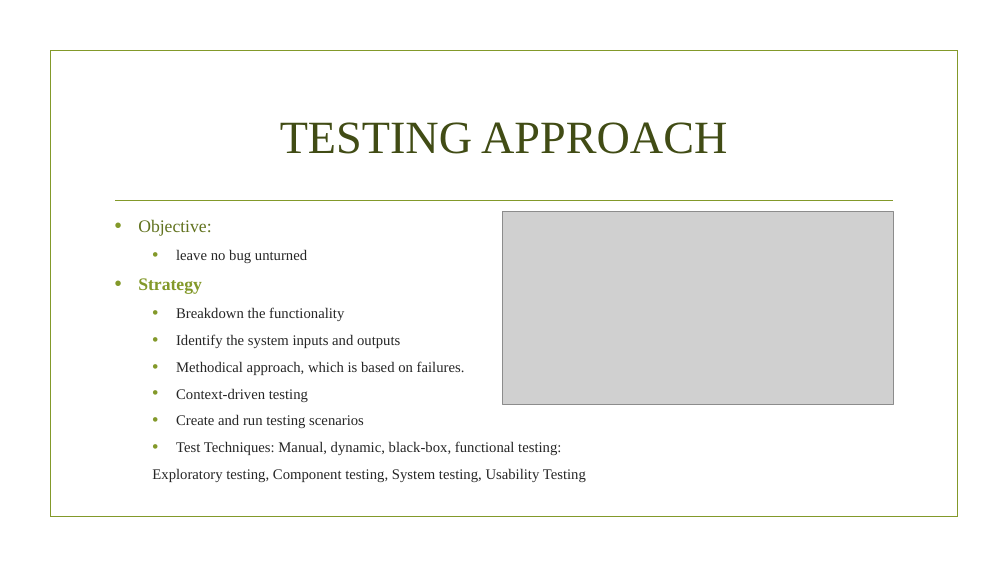
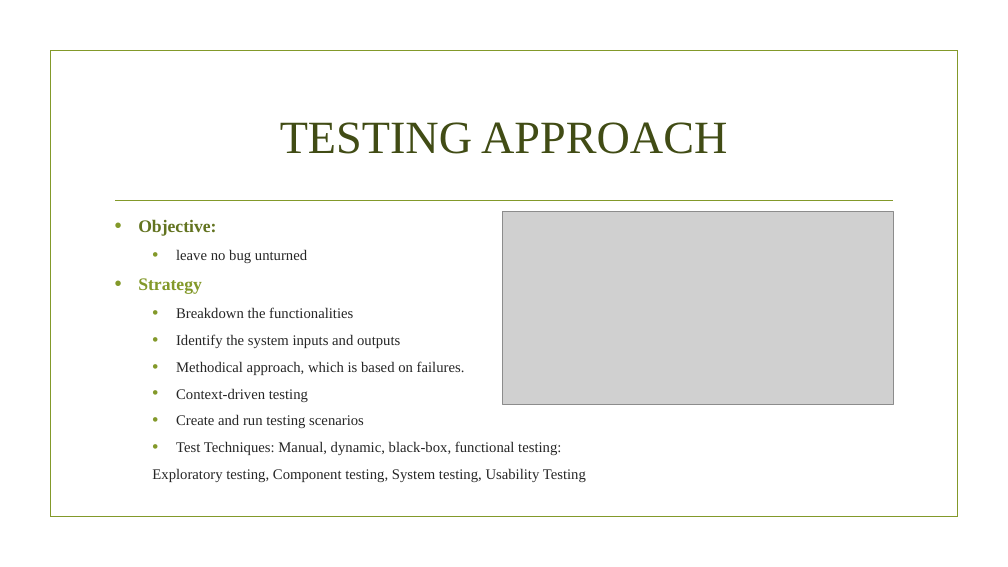
Before and after one commit to corinaradu/siit-testing, a slide deck: slide 3 of final-project/virtual-cards/virtual-cards.pptx. Drawn at 1008x567 pixels with LibreOffice and Linux fonts; fonts in the diff are those of the drawing; grey boxes stand for pictures; background and template pictures are left out. Boxes give left, top, right and bottom in pixels: in the first picture for what was removed or moved away, otherwise in the second. Text is boxed around its words. In the diff, an @@ line names an element or a change of style, - is before the commit and + after.

```diff
--- a/final-project/virtual-cards/virtual-cards.pptx
+++ b/final-project/virtual-cards/virtual-cards.pptx
@@ text at (x1=138, y1=219, x2=216, y2=236): bold on in "Objective:" @@
@@ text at (x1=176, y1=307, x2=353, y2=318): text changed @@
-  • Breakdown the functionality
+  • Breakdown the functionalities
```
Also in this commit, not shown: 2 other files.
